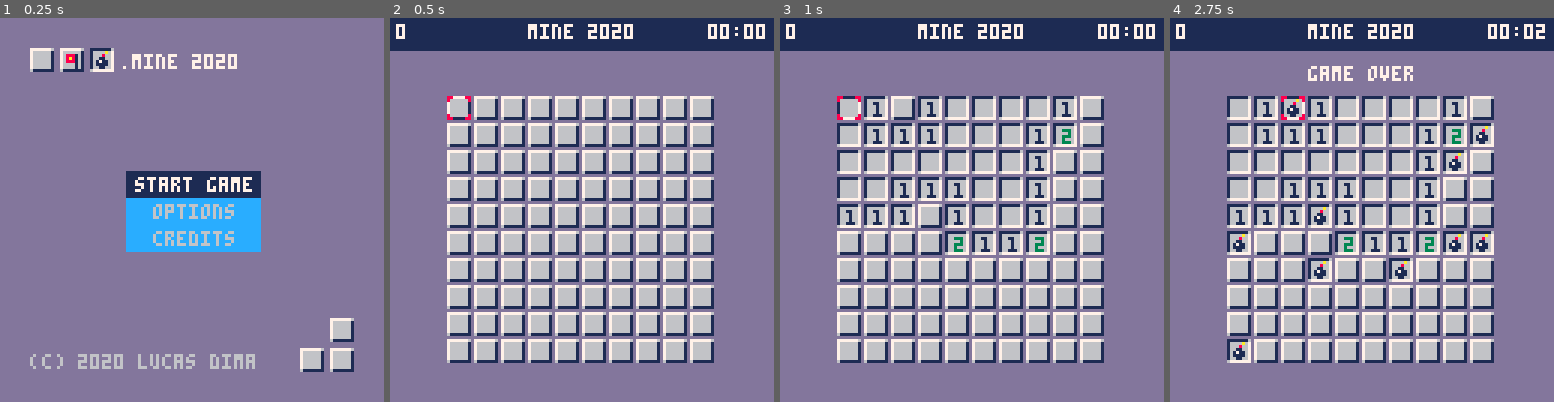
Above: before the commit, frames 1-4 (left to right).
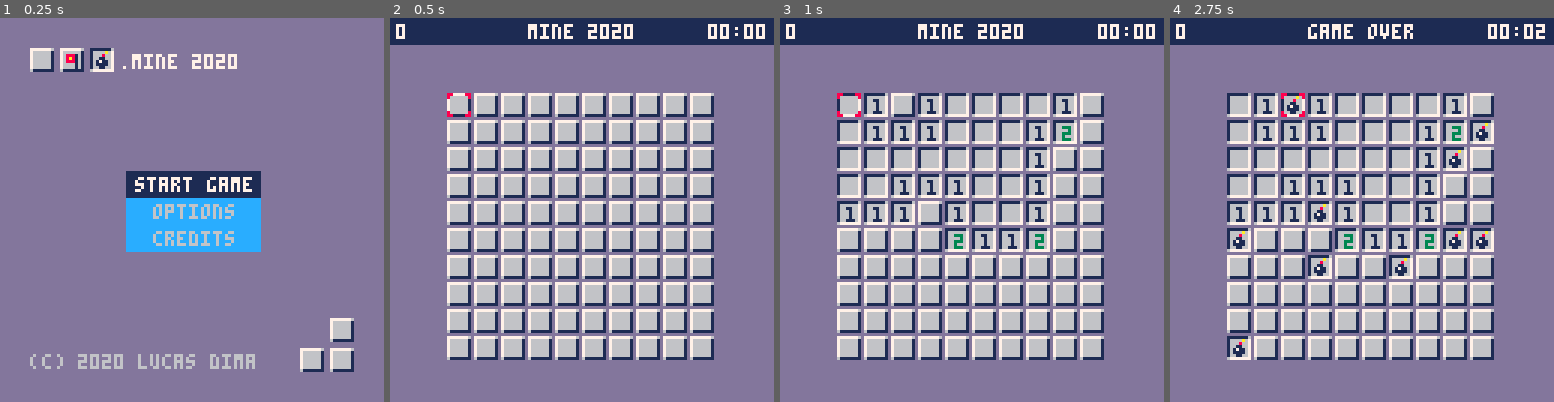
Above: after the commit, the same moments.

Repository: lucdima/mine2020
Game: PICO-8 cartridge mine.p8
Two runs of this game, one before a commit and one after it. Both use one fixed random seed, a clock stepped at 60 frames per second and the inputs below.
Inputs:
- Up to frame 1 (0.25 s): no input
- Up to frame 2 (0.5 s): tap X (X key) at 0.33 s
- Up to frame 3 (1 s): tap O (Z key) at 0.7 s
- Up to frame 4 (2.75 s): tap X (X key) at 1.07, 1.85 s; hold Right 1.6-2.1 s; tap O (Z key) at 1.7, 2.1, 2.5 s; hold Up 2.15-2.42 s; hold Right from 2.47 s (still down)

Frame 1 is identical in both runs. In frame 2, 20% of the frame differs, in the area x 0-100%, y 7-90%; in frame 3, 21%; in frame 4, 22%, in the area x 0-100%, y 1-90%.

Commit message:
Add options menu Make global game object

Diff:
--- a/mine.p8
+++ b/mine.p8
@@ -2,14 +2,15 @@
 version 29
 __lua__
 
-function _init()
+function _init(size,bombs,selected_size,selected_bombs)
     make_game()
     make_intro()
-    make_board()
+    make_board(size,bombs)
     make_cursor(0,0)
     make_timer()
     make_hud(timer)
     make_menu()
+    make_options_menu(selected_size,selected_bombs)
 end
 
 function _update()
@@ -21,8 +22,12 @@
         timer:update()
     elseif game.state==2 or game.state==3 then
         if any_key() then
-            _init()
-        end
+            _init(board.size,board.total_bombs,options_menu.menu_items[1].selected,options_menu.menu_items[2].selected)
+        end
+    elseif game.state==4 then
+        intro:update()
+        options_menu:update()
+    elseif game.state==5 then
     end
 end
 
@@ -37,6 +42,10 @@
     elseif game.state==2 or game.state==3 then
         hud:draw()
         cursor:draw()
+    elseif game.state==4 then
+        intro:draw()
+        options_menu:draw()
+    elseif game.state==5 then
     end
 end
 
@@ -45,6 +54,8 @@
     --- game_state=1 game
     --- game_state=2 is gameover loose
     --- game_state=3 is gameover win
+    --- game_state=4 is options
+    --- game_state=5 is credits
     game={
         state=0,
         start=0,
@@ -122,14 +133,129 @@
         update=function(self)
             if (btnp(2) and self.selected>1) self.selected-=1
             if (btnp(3) and self.selected<#self.menu_items) self.selected+=1
-            if (btnp(4) or btnp(5)) and self.selected==1 then
+            if (btnp(4) or btnp(5)) then
                 cls(13)
-                game.state=1
+                if self.selected==1 then
+                    game.state=1
+                elseif self.selected==2 then
+                    game.state=4
+                end
             end
         end,
     }
     menu:set_full_width()
     menu:set_full_height()
+end
+
+function make_options_menu(selected_size,selected_bombs)
+    if selected_size==nil then selected_size=1 end
+    if selected_bombs==nil then selected_bombs=2 end
+    options_menu={
+        bg_color=12,
+        font_color=6,
+        bg_color_selected=1,
+        font_color_selected=7,
+        selected=1,
+        vertical_margin=2,
+        horizontal_margin=3,
+        menu_items={
+            {
+                name='board size:',
+                option_display={
+                    ' 5x5',
+                    ' 8x8',
+                    ' 10x10',
+                    ' 13x13',
+                },
+                option_values={
+                    5,8,10,13
+                },
+                max_bombs={
+                    20,60,90,120
+                },
+                selected=selected_size,
+                display=function(self,i)
+                    return self.name..self.option_display[i]
+                end,
+            },
+            {
+                name='bombs:',
+                option_display={' 5',' 10',' 20',' 30',' 50'},
+                option_values={5,10,20,30,50},
+                selected=selected_bombs,
+                display=function(self,i)
+                    return self.name..self.option_display[i]
+                end,
+            },
+            {
+                name='return',
+                option_display={''},
+                option_values={''},
+                selected=1,
+                display=function(self,i)
+                    return self.name..self.option_display[i]
+                end,
+            },
+        },
+        full_width=0,
+        full_height=0,
+        draw=function(self)
+            local start_x=(128-self.full_width)/2
+            local start_y=(128-self.full_height)/2
+            local line_height=5+self.vertical_margin*2
+            for i,menu_element in pairs(self.menu_items) do
+                local font_color=self.font_color
+                local bg_color=self.bg_color
+                if i==self.selected then
+                    font_color=self.font_color_selected
+                    bg_color=self.bg_color_selected
+                end
+                local text=menu_element:display(menu_element.selected)
+                local text_width=(#text*4-2)
+                rectfill(start_x,start_y+line_height*(i-1)+1,start_x+self.full_width,start_y+line_height*i,bg_color)
+                print(text,(128-text_width)/2,(start_y+line_height*(i-1)+1)+self.vertical_margin,font_color)
+            end
+        end,
+        set_full_width=function(self)
+            local max_width=0
+            for menu_element in all(self.menu_items) do
+                for i=1,#menu_element.option_display do
+                    -- get max width from all options
+                    local text=menu_element:display(i)
+                    if #text>max_width then
+                        max_width=#text
+                    end
+                end
+            end
+            self.full_width=max_width*4+self.horizontal_margin*2-2
+        end,
+        set_full_height=function(self)
+            self.full_height=#self.menu_items*(5+self.vertical_margin*2)
+        end,
+        update=function(self)
+            if btnp(0) then
+                local idx=self.menu_items[self.selected].selected-1
+                if idx==0 then idx=#self.menu_items[self.selected].option_display end
+                self.menu_items[self.selected].selected=idx
+            elseif btnp(1) then
+                local idx=self.menu_items[self.selected].selected+1
+                if idx>#self.menu_items[self.selected].option_display then idx=1 end
+                self.menu_items[self.selected].selected=idx
+            end
+            if (btnp(2) and self.selected>1) self.selected-=1
+            if (btnp(3) and self.selected<#self.menu_items) self.selected+=1
+            if (btnp(4) or btnp(5)) and self.selected==3 then
+                cls(13)
+                if self.menu_items[2].option_values[self.menu_items[2].selected] > self.menu_items[1].max_bombs[self.menu_items[1].selected] then
+                    self.menu_items[2].option_values[self.menu_items[2].selected] = self.menu_items[1].max_bombs[self.menu_items[1].selected]
+                end
+                make_board(self.menu_items[1].option_values[self.menu_items[1].selected],self.menu_items[2].option_values[self.menu_items[2].selected])
+                game.state=0
+            end
+        end,
+    }
+    options_menu:set_full_width()
+    options_menu:set_full_height()
 end
 
 function make_cursor(x,y)
@@ -202,10 +328,12 @@
     }
 end
 
-function make_board()
+function make_board(size,total_bombs)
+    if size==nil then size=10 end
+    if total_bombs==nil then total_bombs=10 end
     board={
-        size=10,
-        total_bombs=10,
+        size=size,
+        total_bombs=total_bombs,
         marked_bombs=0,
         uncovered_tiles=0,
         offset_x=0,
@@ -337,7 +465,7 @@
         end,
     }
     board.offset_x=(128-board.size*9)/2
-    board.offset_y=board.offset_x+7
+    board.offset_y=(118-board.size*9)/2+11
     for i = 0,board.size-1 do
         for j = 0,board.size-1 do
             board:add_tile(make_tile(j,i))
@@ -430,7 +558,7 @@
         draw=function(self)
             local min=flr(self.seconds/60)
             local sec=self.seconds%60
-            rectfill(100,2,126,10,1)
+            rectfill(100,2,126,8,1)
             print(pad(""..min,2) .. ":" .. pad(""..sec,2),106,2,7)
         end
     }
@@ -440,17 +568,17 @@
     hud={
         timer=timer,
         draw=function(self)
-            rectfill(0,0,128,10,1)
+            rectfill(0,0,128,8,1)
             print(board.marked_bombs,2,2,7)
             -- rectfill(0,12,128,22,1)
             -- print(board.uncovered_tiles,2,12,5)
-            display=""
+            display="mine 2020"
             if game.state==2 then display="game over" end
             if game.state==3 then display="you win!" end
             -- if #self.display>0 then
-            print(display,(64-#display*2),16,7)
+            print(display,(64-#display*2),2,7)
             -- end
-            print("mine 2020",(64-9*2),2,7)
+            -- print("mine 2020",(64-9*2),2,7)
             timer:draw()
         end,
     }
